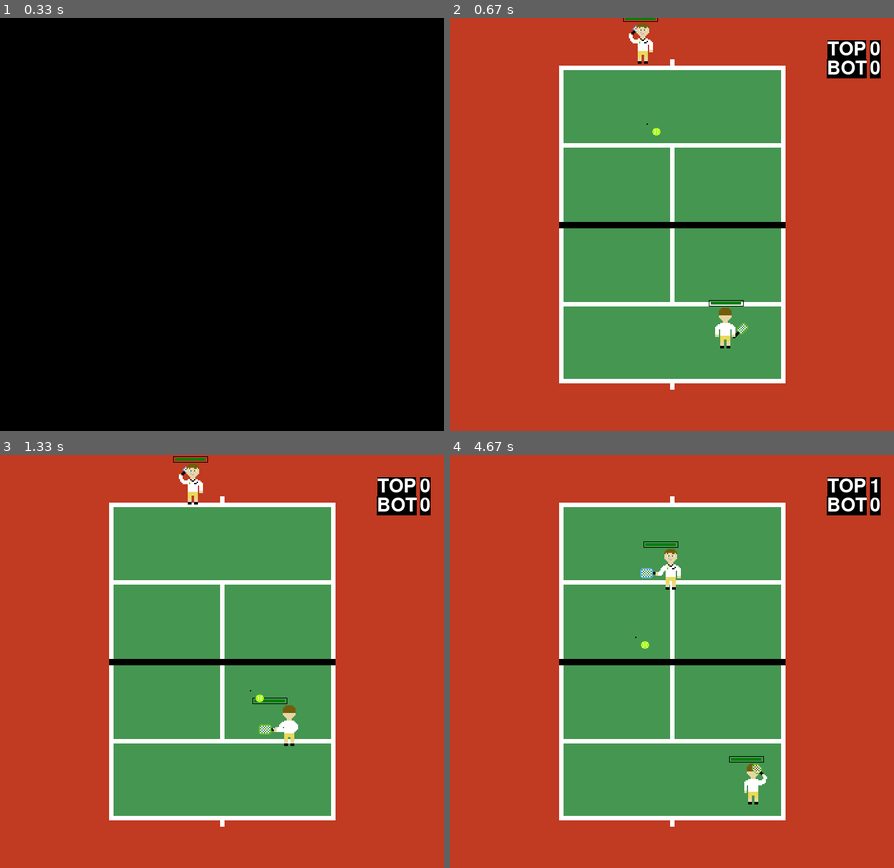
Above: before the commit, frames 1-4 (two rows, left to right).
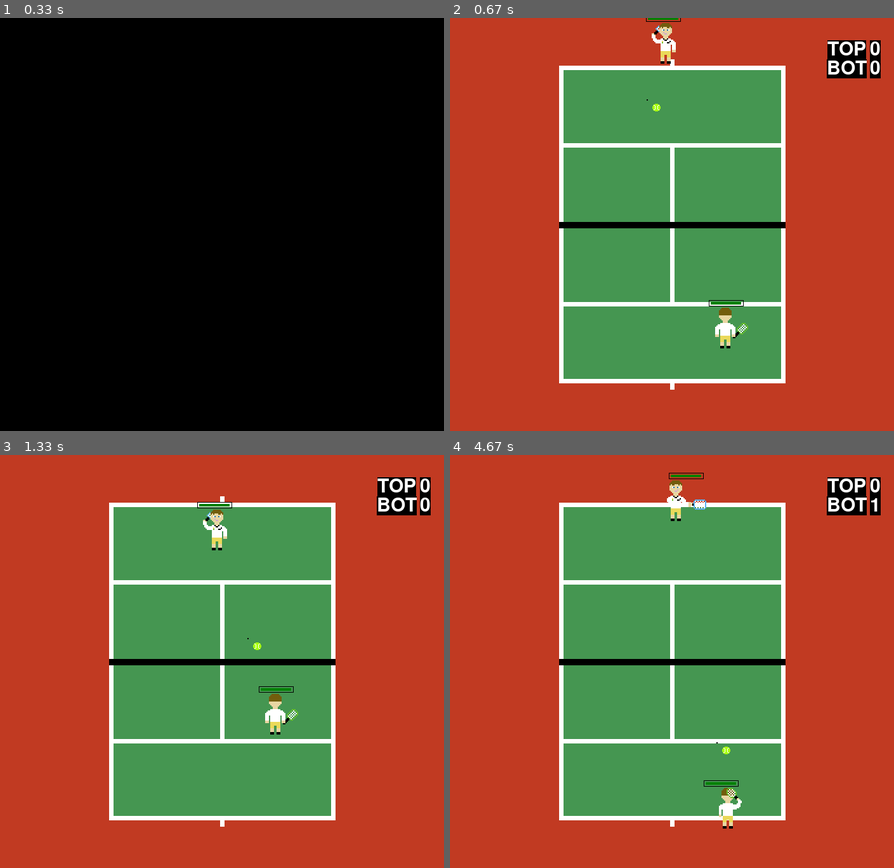
Above: after the commit, the same moments.

Repository: rafaelmcandeias/AASMA
Game: pygame game, started from Tennis_Game/tennis.py
Two runs of this game, one before a commit and one after it. Both use one fixed random seed, a clock stepped at 60 frames per second and the inputs below.
Inputs:
- Up to frame 1 (0.33 s): no input
- Up to frame 2 (0.67 s): tap Right Shift at 0.33 s
- Up to frame 3 (1.33 s): no input
- Up to frame 4 (4.67 s): no input

Frame 1 is identical in both runs. In frame 2, 0.7% of the frame differs, in the area x 39-52%, y 0-29%; in frame 3, 1.4%; in frame 4, 1.6%, in the area x 41-97%, y 4-91%.

Commit message:
pro mode repositions when not its turn to play

Diff:
--- a/Tennis_Game/Agents.txt
+++ b/Tennis_Game/Agents.txt
@@ -3,6 +3,7 @@
 # 2 < Speed <= 3.1
 #
 # Name Speed Force Energy Mode
+#
 #Random_S_W_W 7 5.5 1 random
 #Random_W_S_W 4 7 1 random
 #Random_W_W_S 4 5.5 1 random
@@ -11,10 +12,10 @@
 #Beginner_W_S_W 4 7 1 beginner
 #Beginner_W_W_S 4 5.5 1 beginner
 #
-Expert_S_W_W 2 7 1 expert
-Expert_W_S_W 2 7 1 expert
+#Expert_S_W_W 2 7 1 expert
+#Expert_W_S_W 2 7 1 expert
 #Expert_W_W_S 4 5.5 1 expert
 #
-#Pro_S_W_W 3 5.5 1 pro
-#Pro_W_S_W 3 5.5 1 pro
+Pro_S_W_W 2.5 5.5 1 pro
+Pro_W_S_W 2.5 5.5 1 pro
 #Pro_W_W_S 4 5.5 1 pro
--- a/Tennis_Game/env.py
+++ b/Tennis_Game/env.py
@@ -18,12 +18,19 @@
 
 AIR_RESISTANCE = 0.99
 
-LIMIT_LEFT_NET  = 172.5
-LIMIT_RIGHT_NET  = 528
+LIMIT_LEFT_NET  = 175
+LIMIT_RIGHT_NET  = 525
 
 LIMIT_TOP_FIELD = 78
 LIMIT_BOT_FIELD = 571
 
+LIMIT_TOP_NET = 320
+LIMIT_BOTTOM_NET  = 330
+MIDDLE_X = LIMIT_LEFT_NET + ((LIMIT_RIGHT_NET - LIMIT_LEFT_NET) / 2) - 40
+MIDDLE_Y_TOP = LIMIT_TOP_FIELD + ((LIMIT_TOP_NET - LIMIT_TOP_FIELD) / 2)
+MIDDLE_Y_BOT = LIMIT_BOTTOM_NET + ((LIMIT_BOT_FIELD - LIMIT_BOTTOM_NET) / 2) - 40
+
+# ---------------------------------------------------------------------------
 
 # actions space is:
 # Move: Up, Down, Left, Right
@@ -146,8 +153,10 @@
 
                 # Ball inside limits
                 if action == None:
-                    # Will move sideways
-                    if abs(bottom_player.rect.x - ball.rect.x) >= abs(bottom_player.rect.y - ball.rect.y):
+                    # Will move sideways because
+                    # player's X is further away than player's y to ball
+                    # OR cant go pass the net -> irrelevant moving on y
+                    if (bottom_player.rect.y == LIMIT_BOTTOM_NET and ball.rect.y <= LIMIT_BOTTOM_NET) or (abs(bottom_player.rect.x - ball.rect.x) >= abs(bottom_player.rect.y - ball.rect.y)):
                         if bottom_player.rect.x < ball.rect.x:
                             action = 'Right'
                         elif bottom_player.rect.x > ball.rect.x:
@@ -178,7 +187,9 @@
 
     # Goes to the ball and knows where it should send it.
     # Does not waste stamina for balls going OFB
+    # Walks to middle of field for repositioning
     if mode == "pro":
+        action = None
         # Bottom's turn to strike
         if player_to_strike == bottom_player:
 
@@ -198,23 +209,39 @@
 
             # Did not hit the ball
             else:
-                # Will move sideways
-                if abs(bottom_player.rect.x - ball.rect.x) >= abs(bottom_player.rect.y - ball.rect.y):
-                    if bottom_player.rect.x < ball.rect.x:
-                        action = 'Right'
-                    elif bottom_player.rect.x > ball.rect.x:
-                        action = 'Left'
-                    else:
-                        action = 'Stay'
-
-                # Will move frontways
-                else:
-                    if bottom_player.rect.y < ball.rect.y:
-                        action = 'Down'
-                    elif bottom_player.rect.y > ball.rect.y:
-                        action = 'Up'
-                    else:
-                        action = 'Stay'
+                 # Ball might hit the ground Outside Of Bounds
+                # It is wise to save stamina
+                if ball.ground == 0:
+                    # Is outside of x field
+                    if ball.rect.x < LIMIT_LEFT_NET or ball.rect.x > LIMIT_RIGHT_NET:
+                        action = 'Stay'
+                        print("Bot saving energy")
+                    # Is outside of y field
+                    elif ball.rect.y > LIMIT_BOT_FIELD:
+                        action = 'Stay'
+                        print("Bot saving energy")
+
+                # Ball inside limits
+                if action == None:
+                    # Will move sideways because
+                    # player's X is further away than player's y to ball
+                    # OR cant go pass the net -> irrelevant moving on y
+                    if (bottom_player.rect.y == LIMIT_BOTTOM_NET and ball.rect.y <= LIMIT_BOTTOM_NET) or (abs(bottom_player.rect.x - ball.rect.x) >= abs(bottom_player.rect.y - ball.rect.y)):
+                        if bottom_player.rect.x < ball.rect.x:
+                            action = 'Right'
+                        elif bottom_player.rect.x > ball.rect.x:
+                            action = 'Left'
+                        else:
+                            action = 'Stay'
+
+                    # Will move frontways
+                    else:
+                        if bottom_player.rect.y < ball.rect.y:
+                            action = 'Down'
+                        elif bottom_player.rect.y > ball.rect.y:
+                            action = 'Up'
+                        else:
+                            action = 'Stay'
 
                 print("Bot action", action)
                 bottom_player.update(action)
@@ -222,8 +249,25 @@
 
         # Top's turn to play
         else:
-            action = 'Stay'
-            # Does nothing
+            # Bot x not in x middle interval
+            if not (MIDDLE_X - 5 <= bottom_player.rect.x <= MIDDLE_X + 5):
+                # It is left from interval
+                if bottom_player.rect.x < MIDDLE_X - 5:
+                    action = 'Right'
+                # It is right from interval
+                elif bottom_player.rect.x > MIDDLE_X + 5:
+                    action = 'Left'
+
+            # Bot x in correct place but y not in interval
+            elif not (MIDDLE_Y_BOT - 5 <= bottom_player.rect.y <= MIDDLE_Y_BOT + 5):
+                # It is up from interval
+                if bottom_player.rect.y < MIDDLE_Y_BOT:
+                    action = 'Down'
+                # it is down from interval
+                elif bottom_player.rect.y > MIDDLE_Y_BOT:
+                    action = 'Up'
+
+            print("Bot reposition", action)
             bottom_player.update(action)
             return None
 
@@ -315,8 +359,10 @@
 
                 # Ball inside limits
                 if action == None:
-                    # Will move sideways
-                    if abs(top_player.rect.x - ball.rect.x) >= abs(top_player.rect.y - ball.rect.y):
+                    # Will move sideways because
+                    # player's X is further away than player's y to ball
+                    # OR cant go pass the net -> irrelevant moving on y
+                    if (top_player.rect.y == LIMIT_TOP_NET and ball.rect.y >= LIMIT_TOP_NET) or (abs(top_player.rect.x - ball.rect.x) >= abs(top_player.rect.y - ball.rect.y)):
                         if top_player.rect.x < ball.rect.x:
                             action = 'Right'
                         elif top_player.rect.x > ball.rect.x:
@@ -348,6 +394,7 @@
     # Goes to the ball and knows where it should send it.
     # Does not waste stamina for balls going OFB
     if mode == "pro":
+        action = None
         # Top's turn to strike
         if player_to_strike == top_player:
 
@@ -367,23 +414,39 @@
 
             # Did not hit the ball
             else:
-                # Will move sideways
-                if abs(top_player.rect.x - ball.rect.x) >= abs(top_player.rect.y - ball.rect.y):
-                    if top_player.rect.x < ball.rect.x:
-                        action = 'Right'
-                    elif top_player.rect.x > ball.rect.x:
-                        action = 'Left'
-                    else:
-                        action = 'Stay'
-
-                # Will move frontways
-                else:
-                    if top_player.rect.y < ball.rect.y:
-                        action = 'Down'
-                    elif top_player.rect.y > ball.rect.y:
-                        action = 'Up'
-                    else:
-                        action = 'Stay'
+                # Ball might hit the ground Outside Of Bounds
+                # It is wise to save stamina
+                if ball.ground == 0:
+                    # Is outside of x field
+                    if (top_player.rect.y == LIMIT_TOP_NET and ball.rect.y >= LIMIT_TOP_NET) or ball.rect.x > LIMIT_RIGHT_NET:
+                        action = 'Stay'
+                        print("Top saving energy")
+                    # Is outside of y field
+                    elif ball.rect.y < LIMIT_TOP_FIELD:
+                        action = 'Stay'
+                        print("Top saving energy")
+
+                # Ball inside limits
+                if action == None:
+                    # Will move sideways because
+                    # player's X is further away than player's y to ball
+                    # OR cant go pass the net -> irrelevant moving on y
+                    if ball.rect.y >= LIMIT_TOP_NET or (abs(top_player.rect.x - ball.rect.x) >= abs(top_player.rect.y - ball.rect.y)):
+                        if top_player.rect.x < ball.rect.x:
+                            action = 'Right'
+                        elif top_player.rect.x > ball.rect.x:
+                            action = 'Left'
+                        else:
+                            action = 'Stay'
+
+                    # Will move frontways
+                    else:
+                        if top_player.rect.y < ball.rect.y:
+                            action = 'Down'
+                        elif top_player.rect.y > ball.rect.y:
+                            action = 'Up'
+                        else:
+                            action = 'Stay'
 
                 print("Top action", action)
                 top_player.update(action)
@@ -391,7 +454,24 @@
 
         # Bottom's turn to play
         else:
-            action = 'Stay'
-            # Does nothing
+            # Top x not in x middle interval
+            if not (MIDDLE_X - 5 <= top_player.rect.x <= MIDDLE_X + 5):
+                # It is left from interval
+                if top_player.rect.x < MIDDLE_X - 5:
+                    action = 'Right'
+                # It is right from interval
+                elif top_player.rect.x > MIDDLE_X + 5:
+                    action = 'Left'
+
+            # Top x in correct place but y not in interval
+            elif not (MIDDLE_Y_TOP - 5 <= top_player.rect.y <= MIDDLE_Y_TOP + 5):
+                # It is up from interval
+                if top_player.rect.y < MIDDLE_Y_TOP:
+                    action = 'Down'
+                # it is down from interval
+                elif top_player.rect.y > MIDDLE_Y_TOP:
+                    action = 'Up'
+
+            print("Top reposition", action)
             top_player.update(action)
             return None
--- a/Tennis_Game/sprites.py
+++ b/Tennis_Game/sprites.py
@@ -14,8 +14,8 @@
 # Vars for net limits
 LIMIT_TOP_NET = 320
 LIMIT_BOTTOM_NET  = 330
-LIMIT_LEFT_NET  = 172.5
-LIMIT_RIGHT_NET  = 528
+LIMIT_LEFT_NET  = 175
+LIMIT_RIGHT_NET  = 525
 
 # Vars to declare zones in the field
 LIMIT_TOP_FIELD = 78
